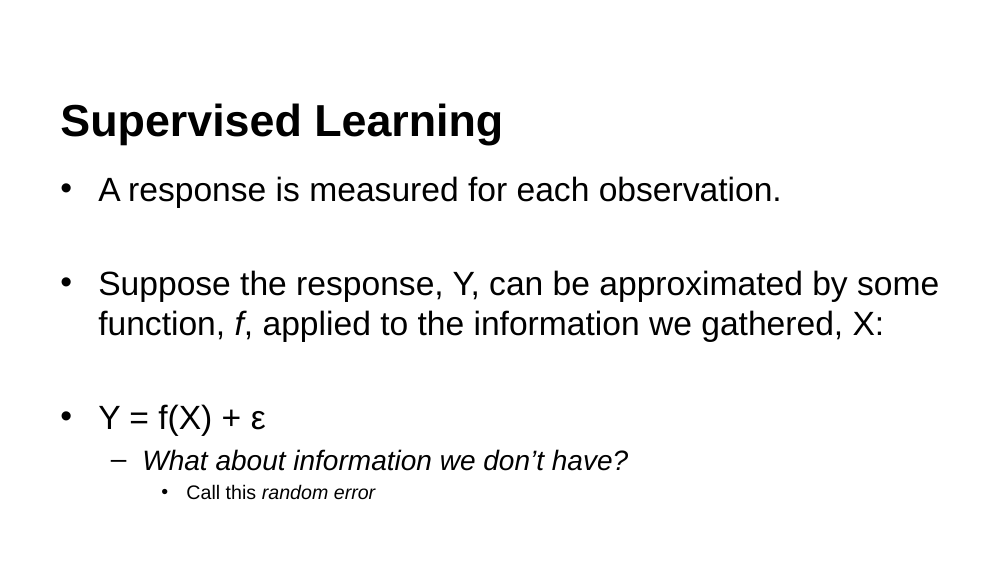
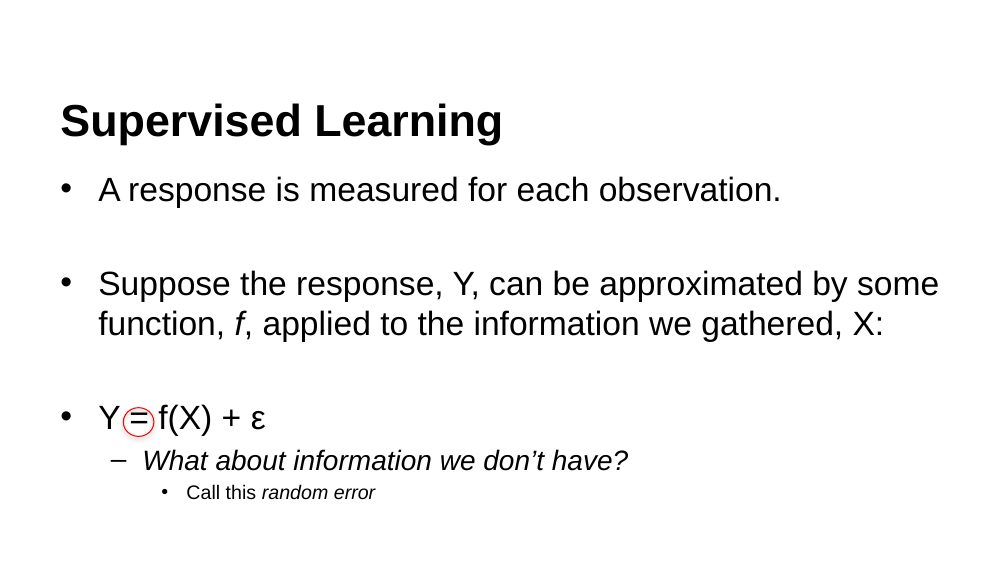
Before and after one commit to krisawilson/knn-workshop-spr25, a slide deck: slide 32 of k-nearest-neighbors.pptx (slide 27 before the commit). Drawn at 1008x567 pixels with LibreOffice and Linux fonts; fonts in the diff are those of the drawing; background and template pictures are left out. Boxes give left, top, right and bottom in pixels: in the first picture for what was removed or moved away, otherwise in the second. Text is boxed around its words. In the diff, an @@ line names an element or a change of style, - is before the commit and + after.

```diff
--- a/k-nearest-neighbors.pptx
+++ b/k-nearest-neighbors.pptx
@@ ellipse added at [123,407,153,436], outline #FF0000 0.75 pt @@
```
Also in this commit, not shown: 6 other slides changed, 10 slides added, 5 slides removed, 1 other file.
